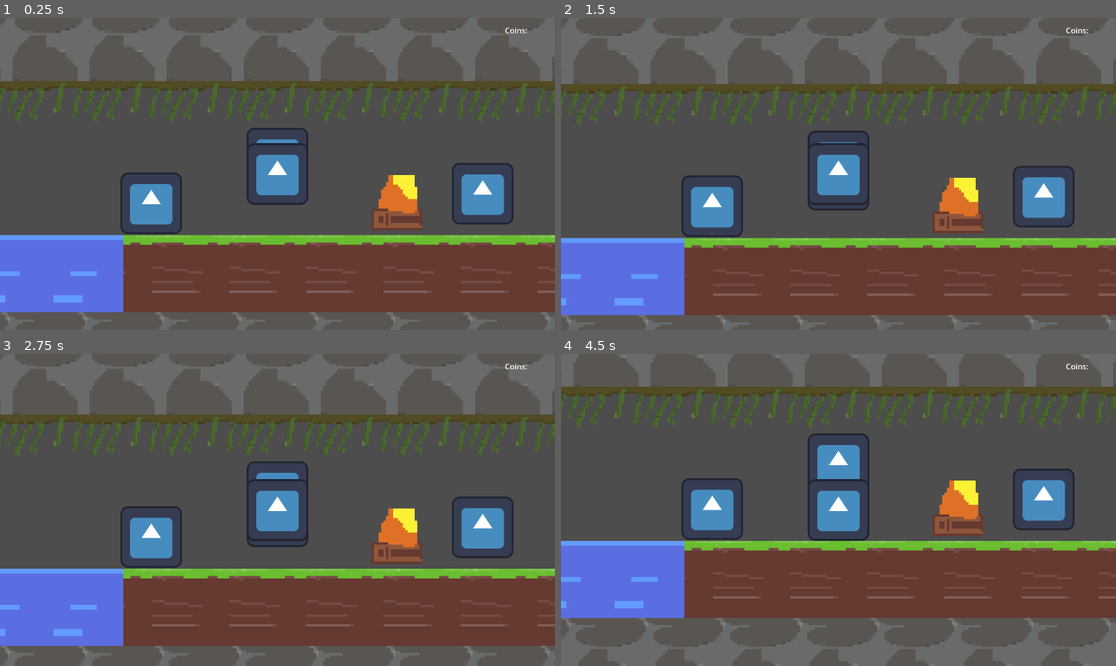
Above: before the commit, frames 1-4 (two rows, left to right).
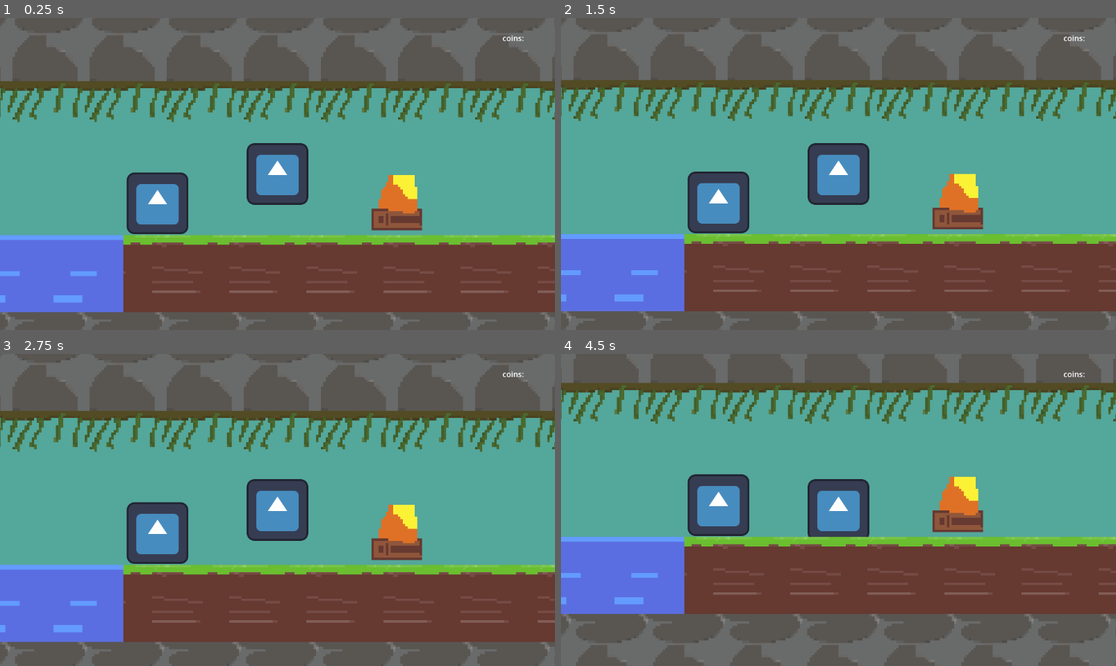
Above: after the commit, the same moments.

Repository: BrennerLittle/OKStateVGDCProject
Game: Godot game, scene res://Scenes/MapOne.tscn
Same seed, same stepped clock (60 frames per second), same inputs: the game is played once before the commit and once after it. This scene is started directly instead of the project's main scene. The engine's default icon, where the game draws it, is replaced by a stand-in: a white triangle on a blue panel in a dark square.
Inputs (mouse positions are in pixels of both pictures, inside the frame that each line leads up to):
- Up to frame 1 (0.25 s): no input
- Up to frame 2 (1.5 s): tap Enter at 0.5 s; drag from (710, 174) to (1043, 164) at 0.52 s; tap Space at 1.25 s; drag from (1043, 164) to (710, 174) at 1.27 s
- Up to frame 3 (2.75 s): move the mouse to (333, 441) at 2.02 s; hold Left (ui_left) from 2.03 s (still down); hold Space from 2.03 s (still down); click (333, 441) at 2.17 s
- Up to frame 4 (4.5 s): release Left (ui_left) at 2.75 s; release Space at 2.75 s; drag from (810, 572) to (1043, 525) at 2.77 s; tap Enter at 3.5 s; move the mouse to (1005, 556) at 3.52 s; hold Right (ui_right) 3.53-4.25 s; hold Space 3.53-4.25 s; click (1005, 556) at 3.67 s; drag from (672, 463) to (755, 432) at 4.27 s

The runs differ from the first frame. In frame 1, 39% of the frame differs, in the area x 0-100%, y 3-70%; in frame 2, 47%; in frame 3, 47%; in frame 4, 48%, in the area x 0-100%, y 0-100%.

Commit message:
When player touches coin: add to player and delete coin.
I was able to get a basic understanding of how the signals work and can explain what I did, if needed.

used the built-in "On Body Enter signal" to detect when a player enters the coin's collision. -- Then using the signal increases the coins value on within the character2d script and print the total coins to the HUD label. -- then the coin is deleted

Diff:
--- a/Scenes/Coin.tscn
+++ b/Scenes/Coin.tscn
@@ -1,10 +1,7 @@
-[gd_scene load_steps=4 format=3 uid="uid://c0ai5lt2mc3s5"]
+[gd_scene load_steps=3 format=3 uid="uid://c3opcmpk1a5ca"]
 
 [ext_resource type="Texture2D" uid="uid://c60h2pgc2l5hn" path="res://icon.svg" id="1_lf8ms"]
 [ext_resource type="Script" path="res://Scripts/CoinCollision.gd" id="2_1vptu"]
-
-[sub_resource type="RectangleShape2D" id="RectangleShape2D_ohpj3"]
-size = Vector2(115, 126)
 
 [node name="Coin" type="Node2D"]
 script = ExtResource("2_1vptu")
@@ -14,9 +11,3 @@
 [node name="Sprite2D" type="Sprite2D" parent="Area2D"]
 position = Vector2(-66, 11)
 texture = ExtResource("1_lf8ms")
-
-[node name="CollisionShape2D" type="CollisionShape2D" parent="Area2D"]
-position = Vector2(-67.5, 11)
-shape = SubResource("RectangleShape2D_ohpj3")
-
-[connection signal="mouse_entered" from="Area2D" to="Area2D/CollisionShape2D" method="_on_area_2d_mouse_entered"]
--- a/Scenes/MapOne.tscn
+++ b/Scenes/MapOne.tscn
@@ -1,45 +1,90 @@
-[gd_scene load_steps=6 format=3 uid="uid://bdoaiy2pivqmx"]
+[gd_scene load_steps=10 format=3 uid="uid://bdoaiy2pivqmx"]
 
-[ext_resource type="PackedScene" uid="uid://twl8tlb4pjp0" path="res://Scenes/character_body_2d.tscn" id="1_up848"]
 [ext_resource type="TileSet" uid="uid://c3q2sttv4qw7g" path="res://Sprites/base.tres" id="3_888qc"]
-[ext_resource type="Texture2D" uid="uid://c60h2pgc2l5hn" path="res://icon.svg" id="3_xj2gt"]
-[ext_resource type="PackedScene" uid="uid://c0ai5lt2mc3s5" path="res://Scenes/Coin.tscn" id="4_njst6"]
+[ext_resource type="Script" path="res://Scripts/CharacterBody2D.gd" id="3_vp7cl"]
+[ext_resource type="Texture2D" uid="uid://c60h2pgc2l5hn" path="res://icon.svg" id="4_r5vyo"]
+[ext_resource type="Script" path="res://Scripts/CoinCollision.gd" id="5_xiyq3"]
+[ext_resource type="AudioStream" uid="uid://6wq0q7fcke5i" path="res://Audio/jump.wav" id="6_f2p4e"]
 
-[sub_resource type="ParticleProcessMaterial" id="ParticleProcessMaterial_nomx1"]
-particle_flag_disable_z = true
-gravity = Vector3(0, 98, 0)
-orbit_velocity_min = 0.0
-orbit_velocity_max = 0.0
+[sub_resource type="RectangleShape2D" id="RectangleShape2D_44gtd"]
+size = Vector2(126, 113)
+
+[sub_resource type="SpriteFrames" id="SpriteFrames_6mbxd"]
+animations = [{
+"frames": [{
+"duration": 1.0,
+"texture": ExtResource("4_r5vyo")
+}],
+"loop": true,
+"name": &"default",
+"speed": 5.0
+}]
+
+[sub_resource type="LabelSettings" id="LabelSettings_uwvyc"]
+
+[sub_resource type="RectangleShape2D" id="RectangleShape2D_a788l"]
+size = Vector2(121, 121)
 
 [node name="MapOne" type="Node2D"]
 
-[node name="CharacterBody2D" parent="." instance=ExtResource("1_up848")]
+[node name="TileMap" type="TileMap" parent="."]
 z_index = 1
-
-[node name="TileMap" type="TileMap" parent="."]
 scale = Vector2(5, 5)
 tile_set = ExtResource("3_888qc")
 format = 2
 layer_0/tile_data = PackedInt32Array(983106, 2, 0, 65537, 2, 0, 65536, 2, 0, 131071, 2, 0, 131070, 2, 0, 65538, 2, 0, 6 …(2947 unchanged characters)…
 
 [node name="ColorRect" type="ColorRect" parent="."]
-visible = false
-z_index = -1
 offset_left = -780.0
 offset_top = -270.0
 offset_right = 812.0
 offset_bottom = 460.0
-color = Color(0.886275, 0.427451, 0.419608, 1)
+color = Color(0.329412, 0.654902, 0.607843, 1)
 
-[node name="GPUParticles2D" type="GPUParticles2D" parent="."]
-process_material = SubResource("ParticleProcessMaterial_nomx1")
-texture = ExtResource("3_xj2gt")
+[node name="Character" type="CharacterBody2D" parent="."]
+script = ExtResource("3_vp7cl")
 
-[node name="Coin" parent="." instance=ExtResource("4_njst6")]
-position = Vector2(-196, 83)
+[node name="CollisionShape2D" type="CollisionShape2D" parent="Character"]
+position = Vector2(3, -0.5)
+shape = SubResource("RectangleShape2D_44gtd")
 
-[node name="Coin2" parent="." instance=ExtResource("4_njst6")]
-position = Vector2(492, 63)
+[node name="AnimatedSprite2D" type="AnimatedSprite2D" parent="Character"]
+sprite_frames = SubResource("SpriteFrames_6mbxd")
 
-[connection signal="pickup" from="Coin" to="CharacterBody2D" method="_on_coin_pickup"]
-[connection signal="pickup" from="Coin" to="Coin" method="_on_pickup"]
+[node name="Camera2D" type="Camera2D" parent="Character/AnimatedSprite2D"]
+
+[node name="AudioPlayer2d" type="AudioStreamPlayer2D" parent="Character"]
+stream = ExtResource("6_f2p4e")
+
+[node name="Control" type="Control" parent="Character"]
+layout_mode = 3
+anchors_preset = 0
+offset_right = 40.0
+offset_bottom = 40.0
+
+[node name="HUD" type="Label" parent="Character/Control"]
+z_index = 4
+layout_mode = 0
+offset_left = -513.0
+offset_top = -294.0
+offset_right = 516.0
+offset_bottom = 282.0
+text = "coins: "
+label_settings = SubResource("LabelSettings_uwvyc")
+horizontal_alignment = 2
+
+[node name="Area2D" type="Area2D" parent="."]
+collision_layer = 2
+collision_mask = 3
+script = ExtResource("5_xiyq3")
+
+[node name="CollisionShape2D" type="CollisionShape2D" parent="Area2D"]
+position = Vector2(-247.5, 93.5)
+shape = SubResource("RectangleShape2D_a788l")
+
+[node name="Sprite2D" type="Sprite2D" parent="Area2D"]
+position = Vector2(-249, 94)
+texture = ExtResource("4_r5vyo")
+
+[connection signal="body_entered" from="Area2D" to="Character" method="_on_area_2d_body_entered"]
+[connection signal="body_entered" from="Area2D" to="Area2D" method="_on_body_entered"]
--- a/Scenes/character_body_2d.tscn
+++ b/Scenes/character_body_2d.tscn
@@ -1,6 +1,5 @@
-[gd_scene load_steps=10 format=3 uid="uid://twl8tlb4pjp0"]
+[gd_scene load_steps=9 format=3 uid="uid://twl8tlb4pjp0"]
 
-[ext_resource type="Script" path="res://Scripts/CharacterBody2D.gd" id="1_e2aic"]
 [ext_resource type="Texture2D" uid="uid://c60h2pgc2l5hn" path="res://icon.svg" id="2_13arx"]
 [ext_resource type="AudioStream" uid="uid://6wq0q7fcke5i" path="res://Audio/jump.wav" id="3_iyxg6"]
 [ext_resource type="Script" path="res://Scripts/CoinUI.gd" id="4_d43xf"]
@@ -25,22 +24,21 @@
 
 [sub_resource type="LabelSettings" id="LabelSettings_efdxd"]
 
-[node name="CharacterBody2D" type="CharacterBody2D"]
-script = ExtResource("1_e2aic")
+[node name="CharacterBody" type="CharacterBody2D"]
 
-[node name="CollisionShape2D" type="CollisionShape2D" parent="."]
+[node name="PlayerColider" type="CollisionShape2D" parent="."]
 position = Vector2(0.5, 1)
 shape = SubResource("RectangleShape2D_ayadi")
 
-[node name="AnimatedSprite2D" type="AnimatedSprite2D" parent="."]
+[node name="PlayerAnimation" type="AnimatedSprite2D" parent="."]
 sprite_frames = SubResource("SpriteFrames_51wfe")
 
-[node name="Camera2D" type="Camera2D" parent="AnimatedSprite2D"]
+[node name="Camera2D" type="Camera2D" parent="PlayerAnimation"]
 
 [node name="AudioStreamPlayer2D" type="AudioStreamPlayer2D" parent="."]
 stream = ExtResource("3_iyxg6")
 
-[node name="Control" type="Control" parent="."]
+[node name="HUDObject" type="Control" parent="."]
 layout_mode = 3
 anchors_preset = 1
 anchor_left = 1.0
@@ -49,7 +47,7 @@
 offset_bottom = 40.0
 grow_horizontal = 0
 
-[node name="Label" type="Label" parent="Control"]
+[node name="HUD" type="Label" parent="HUDObject"]
 material = SubResource("CanvasItemMaterial_26baa")
 layout_mode = 1
 anchors_preset = 1
@@ -65,5 +63,3 @@
 text = "Coins: "
 label_settings = SubResource("LabelSettings_efdxd")
 script = ExtResource("4_d43xf")
-
-[connection signal="pickuptwo" from="." to="Control/Label" method="_on_character_body_2d_pickuptwo"]
--- a/Scripts/CharacterBody2D.gd
+++ b/Scripts/CharacterBody2D.gd
@@ -1,8 +1,9 @@
 extends CharacterBody2D
-signal pickuptwo
+signal colectedCoins
 
 const SPEED = 300.0
 const JUMP_VELOCITY = -400.0
+var coins=0
 
 # Get the gravity from the project settings to be synced with RigidBody nodes.
 var gravity = ProjectSettings.get_setting("physics/2d/default_gravity")
@@ -10,7 +11,10 @@
 func _ready():
 	pass
 
+
+
 func _physics_process(delta):
+
 
 	#if Input.is_action_just_pressed("ui_right"):
 	#	position.x+=SPEED
@@ -28,7 +32,8 @@
 	# Handle Jump.
 	if (Input.is_key_pressed(KEY_SPACE) and is_on_floor()) or (Input.is_key_pressed(KEY_W) and is_on_floor()):
 		velocity.y = JUMP_VELOCITY
-		$AudioStreamPlayer2D.play()
+
+		get_node("AudioPlayer2d").play()
 
 	# Get the input direction and handle the movement/deceleration.
 	# As good practice, you should replace UI actions with custom gameplay actions.
@@ -44,7 +49,7 @@
 
 	move_and_slide()
 
-
-func _on_coin_pickup():
-
+func _on_area_2d_body_entered(body):
+	coins+=1
+	get_node("Control/HUD").text = "coins:" +str(coins)
 	pass # Replace with function body.
--- a/Scripts/CoinCollision.gd
+++ b/Scripts/CoinCollision.gd
@@ -1,9 +1,7 @@
 extends Node
-signal pickup
 
 # Called when the node enters the scene tree for the first time.
 func _ready():
-	pickup.emit()
 	pass # Replace with function body.
 
 
@@ -13,7 +11,5 @@
 	pass
 
 
-func _on_area_2d_mouse_entered():
-	pickup.emit()
-
-	pass # Replace with function body.
+func _on_body_entered(body):
+	queue_free()
--- a/Scripts/CoinUI.gd
+++ b/Scripts/CoinUI.gd
@@ -1,6 +1,6 @@
 extends Node
-signal recieve
-var coin = 0
+
+var coin: int= 0
 # Called when the node enters the scene tree for the first time.
 func _ready():
 	pass # Replace with function body.
@@ -11,7 +11,5 @@
 	pass
 
 
-func _on_character_body_2d_pickuptwo():
-		coin+=1
-		$".".text=coin
-		pass # Replace with function body.
+func _on_character_colected_coins()
+	pass # Replace with function body.
--- /dev/null
+++ b/Sprites/coin.tscn
@@ -0,0 +1,24 @@
+[gd_scene load_steps=4 format=3 uid="uid://hb73047suriu"]
+
+[ext_resource type="Script" path="res://Scripts/CoinCollision.gd" id="1_6qcc2"]
+[ext_resource type="Texture2D" uid="uid://cl8gneaemd646" path="res://Sprites/2d_lights_and_shadows_neutral_point_light.webp" id="1_lqyhk"]
+
+[sub_resource type="CircleShape2D" id="CircleShape2D_o4vmj"]
+radius = 123.0
+
+[node name="coin" type="Area2D"]
+scale = Vector2(0.5, 0.5)
+collision_layer = 5
+collision_mask = 2
+script = ExtResource("1_6qcc2")
+
+[node name="Area2D" type="CollisionShape2D" parent="."]
+z_index = 1
+scale = Vector2(0.5, 0.5)
+shape = SubResource("CircleShape2D_o4vmj")
+
+[node name="Sprite2D" type="Sprite2D" parent="."]
+scale = Vector2(0.5, 0.5)
+texture = ExtResource("1_lqyhk")
+
+[connection signal="body_entered" from="." to="." method="_on_body_entered"]
--- a/project.godot
+++ b/project.godot
@@ -36,6 +36,12 @@
 ]
 }
 
+[layer_names]
+
+2d_physics/layer_1="Terrain"
+2d_physics/layer_2="Player"
+2d_physics/layer_3="Items"
+
 [rendering]
 
 textures/canvas_textures/default_texture_filter=0
